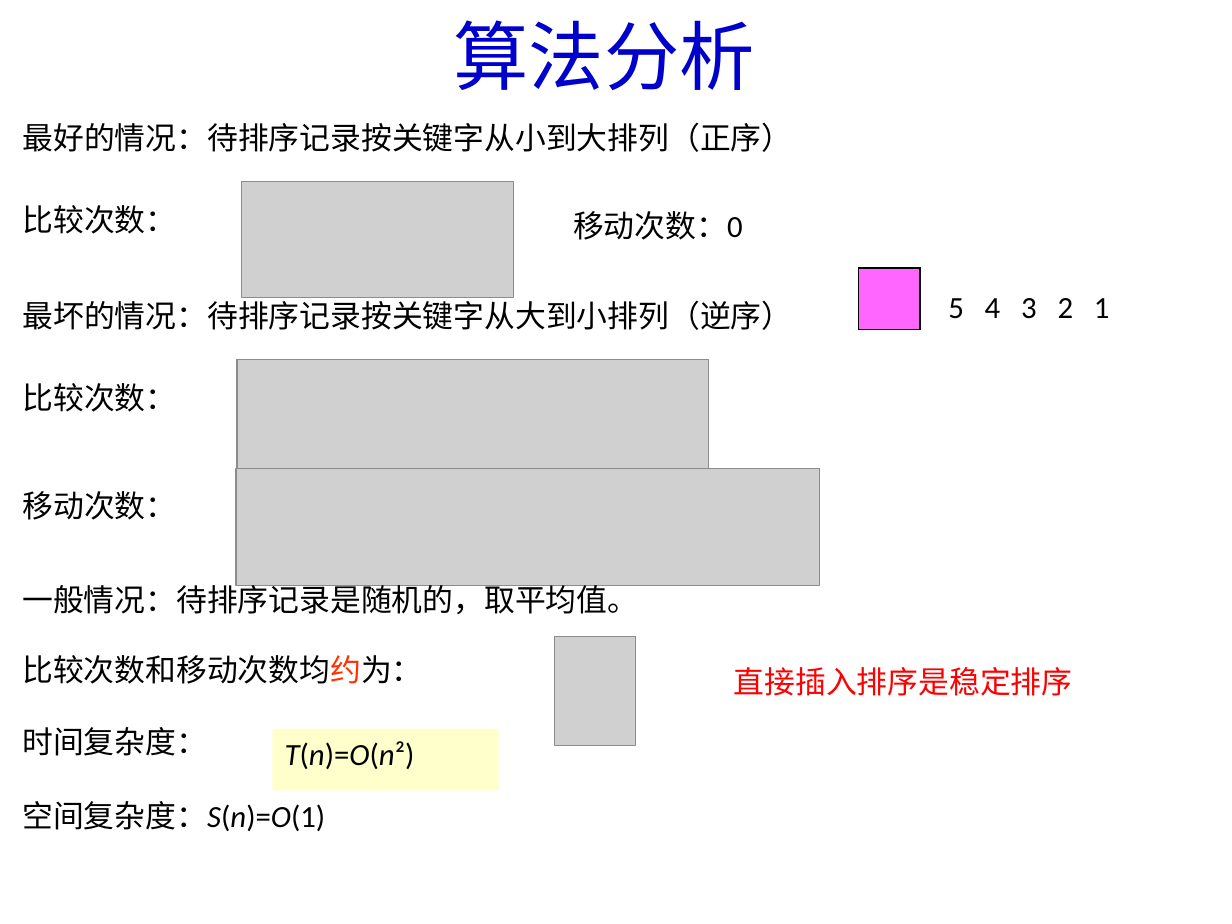
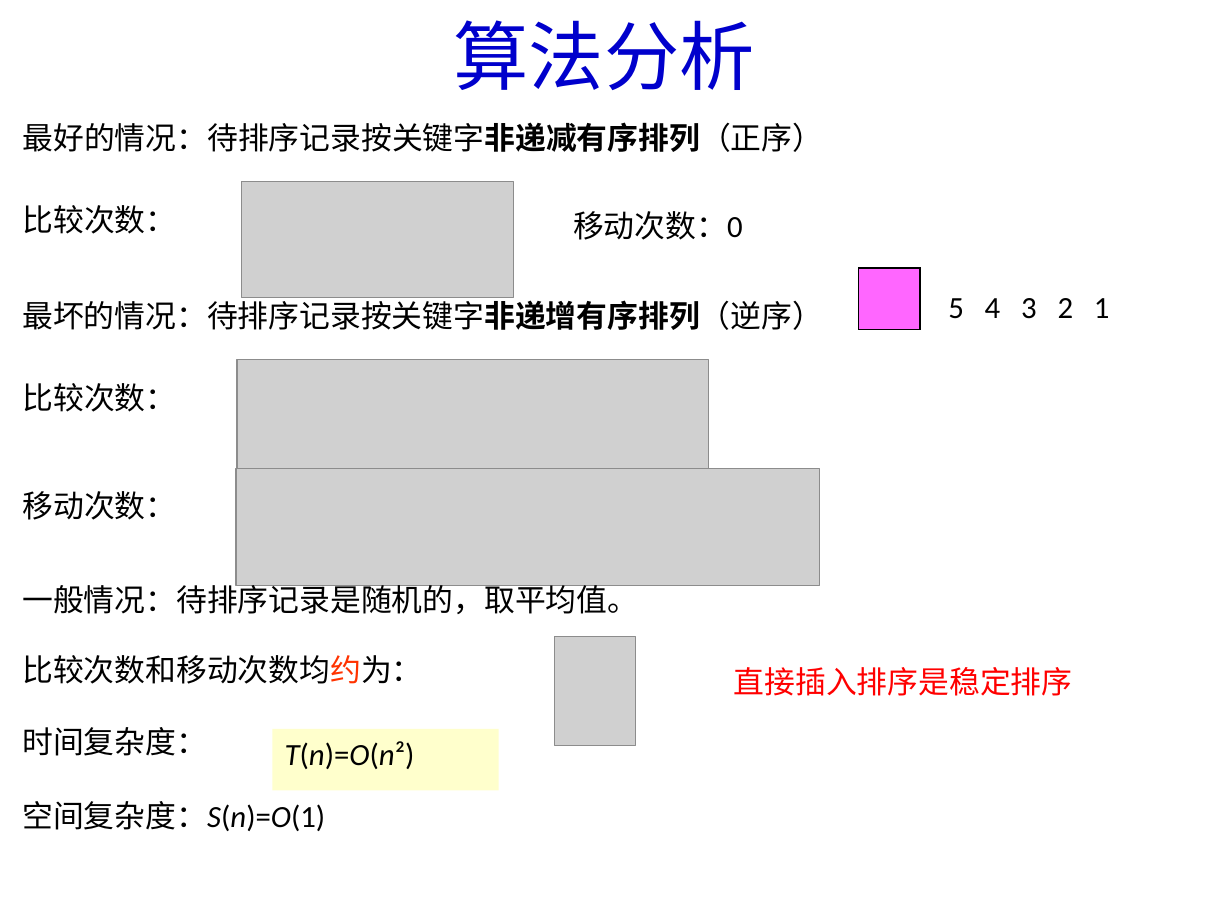
Before and after one commit to Gempittance/Data_Structur_Build, a slide deck: slide 10 of 数据结构PPT/ds10.pptx. Drawn at 1232x924 pixels with LibreOffice and Linux fonts; fonts in the diff are those of the drawing; grey boxes stand for pictures. Boxes give left, top, right and bottom in pixels: in the first picture for what was removed or moved away, otherwise in the second. Text is boxed around its words. In the diff, an @@ line names an element or a change of style, - is before the commit and + after.

```diff
--- a/数据结构PPT/ds10.pptx
+++ b/数据结构PPT/ds10.pptx
@@ text at box(22, 122, 823, 152): text changed @@
-最好的情况：待排序记录按关键字从小到大排列（正序）
+最好的情况：待排序记录按关键字非递减有序排列（正序）
@@ text at box(22, 296, 823, 330): text changed @@
-最坏的情况：待排序记录按关键字从大到小排列（逆序）
+最坏的情况：待排序记录按关键字非递增有序排列（逆序）
```
Also in this commit, not shown: 5 other slides changed, 4 slides added, 3 slides removed.
